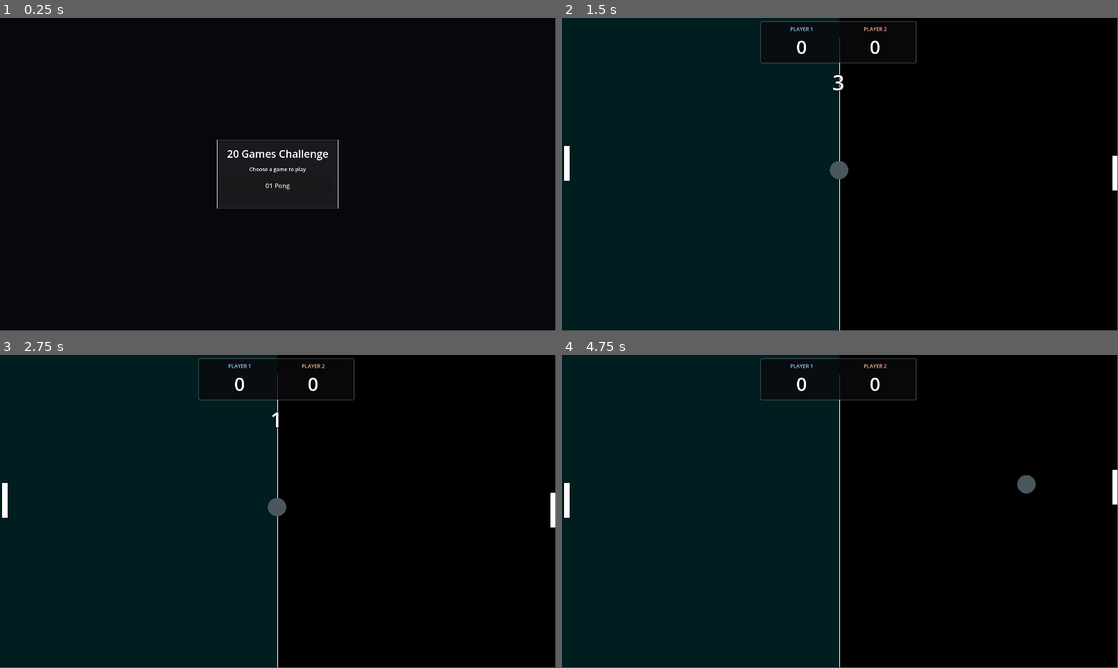
Above: before the commit, frames 1-4 (two rows, left to right).
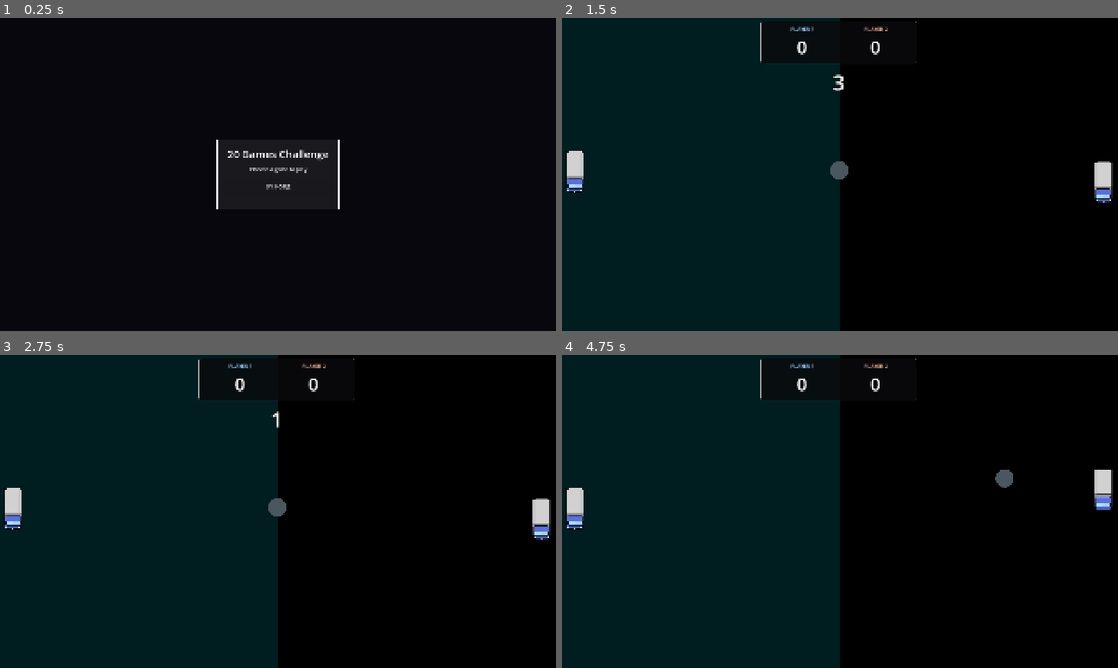
Above: after the commit, the same moments.

Repository: bluetch/20_games_challenge
Game: Godot game, scene res://menu/scenes/main_menu.tscn
The game is run twice, just before and just after one commit, with the same random seed, the same clock (stepped at 60 frames per second) and the same inputs.
Inputs (mouse positions are in pixels of both pictures, inside the frame that each line leads up to):
- Up to frame 1 (0.25 s): no input
- Up to frame 2 (1.5 s): click "01 Pong" at 0.5 s; tap Enter at 1.25 s; move the mouse to (962, 158) at 1.27 s; click (962, 158) at 1.42 s
- Up to frame 3 (2.75 s): tap Space at 2 s; move the mouse to (166, 527) at 2.02 s; click (166, 527) at 2.17 s
- Up to frame 4 (4.75 s): tap Enter at 2.75 s; move the mouse to (895, 442) at 2.77 s; click (895, 442) at 2.92 s; tap Space at 3.5 s; move the mouse to (812, 574) at 3.52 s; click (812, 574) at 3.67 s; move the mouse to (1006, 558) at 4.27 s; click (1006, 558) at 4.42 s
The window is 799x449 before the commit and 800x450 after it. Grey fills any space a smaller window leaves; there, only what the larger window draws over its background counts as a difference.

The runs differ from the first frame. In frame 1, 0.6% of the frame differs, in the area x 38-62%, y 38-62%; in frame 2, 1.7%; in frame 3, 1.6%; in frame 4, 1.9%, in the area x 0-100%, y 0-100%.

Commit message:
feat: change paddle to car

Diff:
--- a/01_pong/scenes/game.tscn
+++ b/01_pong/scenes/game.tscn
@@ -3,6 +3,7 @@
 [ext_resource type="PackedScene" uid="uid://cod53i4ndk1ss" path="res://01_pong/scenes/paddle.tscn" id="1_c28j8"]
 [ext_resource type="Script" uid="uid://d2ia3xx4qe8qi" path="res://01_pong/scripts/game.gd" id="1_vgge5"]
 [ext_resource type="PackedScene" uid="uid://cupyerhyeiyue" path="res://01_pong/scenes/ball.tscn" id="2_6paha"]
+[ext_resource type="Texture2D" uid="uid://brisfwbbe584p" path="res://01_pong/assets/truck_blue.png" id="3_3hskl"]
 [ext_resource type="Script" uid="uid://cwqpedg70okc1" path="res://01_pong/scripts/hud_root.gd" id="4_0lq8c"]
 
 [sub_resource type="RectangleShape2D" id="RectangleShape2D_dy7o8"]
@@ -60,16 +61,20 @@
 
 [node name="LeftPaddle" parent="." unique_id=862924497 groups=["paddles"] instance=ExtResource("1_c28j8")]
 unique_name_in_owner = true
-position = Vector2(7, 442)
+position = Vector2(30, 442.00003)
+scale = Vector2(1.5, 1.5)
 move_up_action = &"p1_up"
 move_down_action = &"p1_down"
+paddle_texture = ExtResource("3_3hskl")
 
 [node name="RightPaddle" parent="." unique_id=1113652800 groups=["paddles"] instance=ExtResource("1_c28j8")]
 unique_name_in_owner = true
-position = Vector2(1903, 484)
+position = Vector2(1856, 484.00003)
+scale = Vector2(1.5, 1.5)
 move_up_action = &"p2_up"
 move_down_action = &"p2_down"
 control_mode = 1
+paddle_texture = ExtResource("3_3hskl")
 ball_path = NodePath("../Ball")
 
 [node name="Ball" parent="." unique_id=959431822 instance=ExtResource("2_6paha")]
--- a/01_pong/scenes/paddle.tscn
+++ b/01_pong/scenes/paddle.tscn
@@ -1,6 +1,7 @@
 [gd_scene format=3 uid="uid://cod53i4ndk1ss"]
 
 [ext_resource type="Script" uid="uid://xowyermoq3qn" path="res://01_pong/scripts/paddle.gd" id="1_3xiby"]
+[ext_resource type="Texture2D" uid="uid://brisfwbbe584p" path="res://01_pong/assets/truck_blue.png" id="2_7j6xs"]
 
 [sub_resource type="RectangleShape2D" id="RectangleShape2D_31swd"]
 size = Vector2(20, 120)
@@ -8,9 +9,9 @@
 [node name="Paddle" type="CharacterBody2D" unique_id=862924497]
 script = ExtResource("1_3xiby")
 
-[node name="Visual" type="ColorRect" parent="." unique_id=1523244628]
-offset_right = 20.0
-offset_bottom = 120.0
+[node name="Visual" type="Sprite2D" parent="." unique_id=1416032424]
+position = Vector2(10, 59)
+texture = ExtResource("2_7j6xs")
 
 [node name="CollisionShape2D" type="CollisionShape2D" parent="." unique_id=58734819]
 position = Vector2(10, 60)
--- a/01_pong/scripts/paddle.gd
+++ b/01_pong/scripts/paddle.gd
@@ -13,15 +13,14 @@
 
 # 在 Inspector 決定這支球拍是玩家還是電腦
 @export var control_mode: ControlMode = ControlMode.HUMAN
+# 指定材質
+@export var paddle_texture: Texture2D
 
 # 給 CPU 用來追蹤球的位置
 @export var ball_path: NodePath
-
-@export var normal_color: Color = Color(1, 1, 1, 1)
-@export var hit_color: Color = Color(1, 0.4, 0.4, 1)
 @export var hit_flash_duration: float = 0.12
 
-@onready var visual: ColorRect = $Visual
+@onready var visual: Sprite2D = $Visual
 @onready var ball: CharacterBody2D = get_node_or_null(ball_path)
 
 var top_limit: float = 0.0
@@ -30,8 +29,9 @@
 var is_active: bool = true
 
 func _ready() -> void:
+	if paddle_texture != null:
+		visual.texture = paddle_texture
 	start_x = global_position.x
-	visual.color = normal_color
 
 func _physics_process(delta: float) -> void:
 	if not is_active:
@@ -79,11 +79,11 @@
 
 func flash_hit() -> void:
 	# 先立刻切成受擊顏色
-	visual.color = hit_color
+	# visual.color = hit_color
 
 	# 等待短短一段時間後，再切回原本顏色
 	await get_tree().create_timer(hit_flash_duration).timeout
-	visual.color = normal_color
+	# visual.color = normal_color
 
 func stop() -> void:
 	# 讓球拍在 Game Over 後不再接受輸入或 CPU 控制
--- a/project.godot
+++ b/project.godot
@@ -23,6 +23,7 @@
 
 window/size/viewport_width=1920
 window/size/viewport_height=1080
+window/stretch/mode="canvas_items"
 
 [editor_plugins]
 
Binary file added: 01_pong/assets/truck_blue.aseprite
Binary file added: 01_pong/assets/truck_blue.png
Not shown, added: 01_pong/assets/truck_blue.png.import
